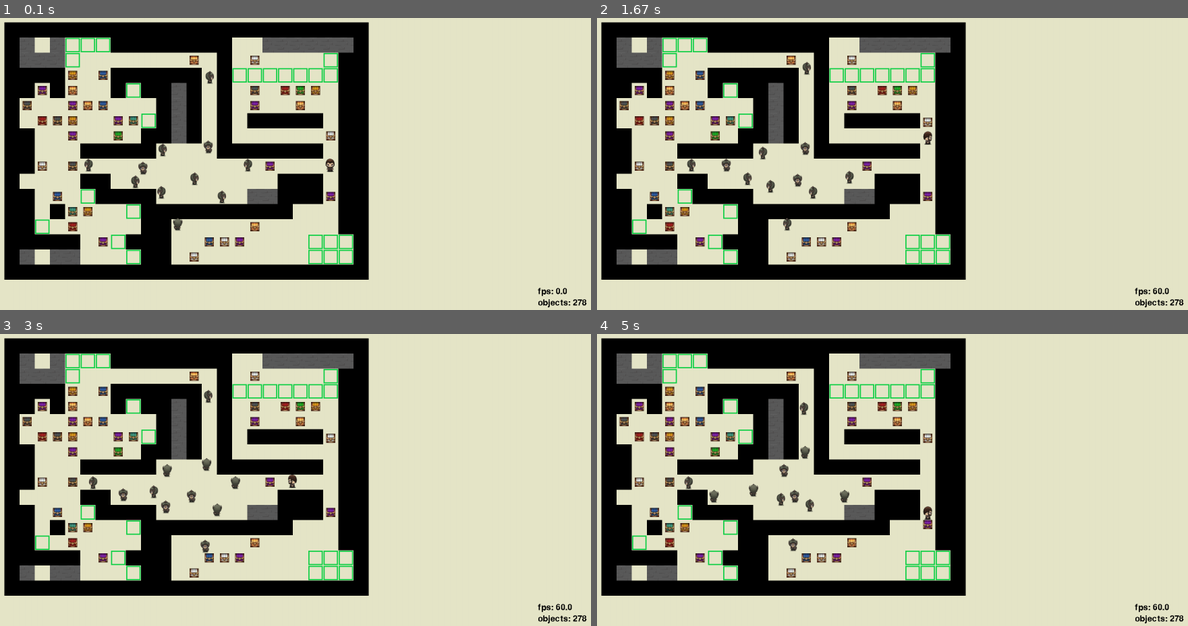
Above: before the commit, frames 1-4 (two rows, left to right).
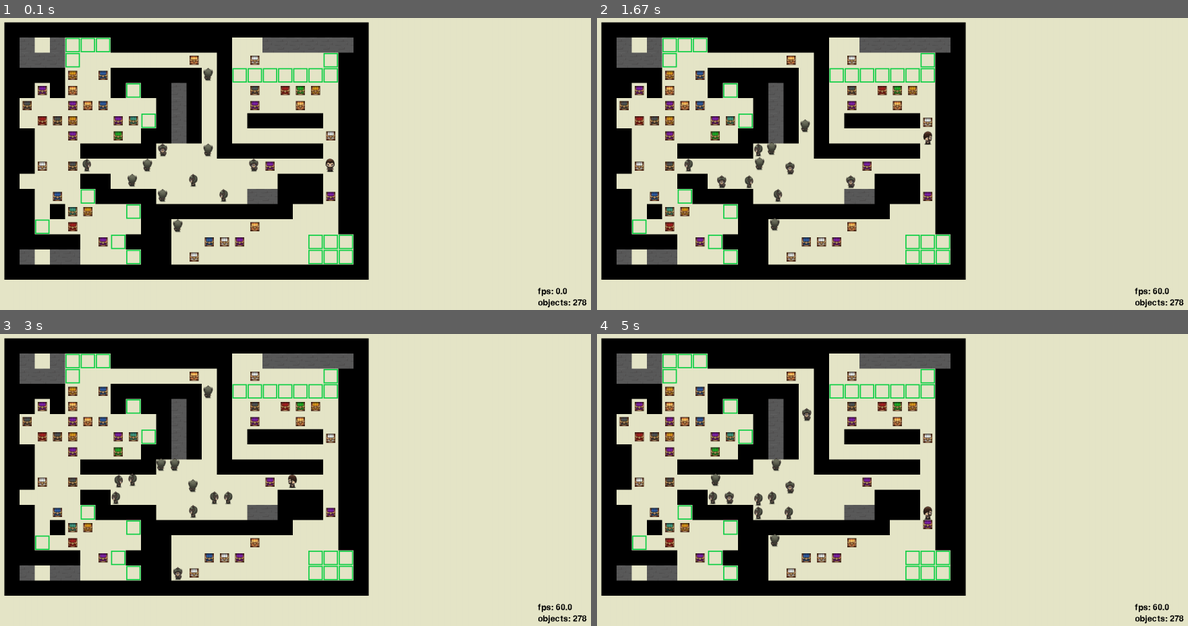
Above: after the commit, the same moments.

Repository: OnlyAoiKunie/sokoban-pygame
Game: pygame game, started from main.py
Two runs of this game, one before a commit and one after it. Both use one fixed random seed, a clock stepped at 60 frames per second and the inputs below.
Inputs:
- Up to frame 1 (0.1 s): no input
- Up to frame 2 (1.67 s): hold Right 0.33-0.8 s; hold Up 0.83-1.13 s; hold Right 1.17-1.63 s
- Up to frame 3 (3 s): hold Left 1.67-2.2 s; hold Down 2.23-2.53 s; hold Left 2.57-2.97 s
- Up to frame 4 (5 s): hold Up 3-3.37 s; hold Right 3.4-4.03 s; hold Down 4.07-4.43 s; hold Left 4.47-4.93 s; hold Right from 4.97 s (still down)

The runs differ from the first frame. In frame 1, 0.6% of the frame differs, in the area x 13-44%, y 17-74%; in frame 2, 1.0%; in frame 3, 1.1%, in the area x 15-41%, y 17-85%; in frame 4, 1.1%.

Commit message:
implement guard behavior

Diff:
--- a/element/guard.py
+++ b/element/guard.py
@@ -23,14 +23,35 @@
         super().set_img(self.__img())
         self.__velocity = parameter.GUARD_VELOCITY
 
+        self.__inerita = 0
+        self.__sleep = 0
+
+        current = direction.random_dir()
+        self.set_dir(current)
+
     def set_dir(self, direction):
         self.__dir = direction
         super().set_img(self.__img())
 
+    # 更新
+    def update(self, world: list):
+        if self.__sleep < parameter.GUARD_SLEEP:
+            self.__sleep += 1
+            return
+        elif self.__sleep == parameter.GUARD_SLEEP:
+            current = direction.random_dir()
+            self.set_dir(current)
+            self.__sleep += 1
+
+        if self.__inerita > parameter.GUARD_INERITA:
+            self.__inerita = 0
+            self.__sleep = 0
+
+        self.__behavior(world)
+        self.__inerita += 1
+
     # 移動
-    def update(self, world: list):
-        current = direction.random_dir()
-        self.set_dir(current)
+    def __behavior(self, world: list):
         if self.__dir == direction.DOWN:
             move_x, move_y = 0, self.__velocity
         elif self.__dir == direction.UP:
@@ -44,10 +65,6 @@
         super().move(move_x, move_y)
         if self.__is_collide(world):
             super().move(-move_x, -move_y)
-
-    """TODO"""
-    def __behavior(self):
-        pass
 
     def __is_collide(self, world: list) -> bool:
         police_x, police_y = super().pos()
--- a/parameter/__init__.py
+++ b/parameter/__init__.py
@@ -15,6 +15,8 @@
 BULLET_VELOCITY = 10  # pixel
 PLAYER_VELOCITY = 4  # pixel
 GUARD_VELOCITY = 4
+GUARD_INERITA = 45 # 警衛朝同一方向移動的時間（單位:frame）
+GUARD_SLEEP = 20 # 警衛變換方向時留在原地的時間（單位:frame）
 
 # 避免按鍵重複觸發的冷卻時間
 BULLET_COOLDOWN = 0.2  # sec
